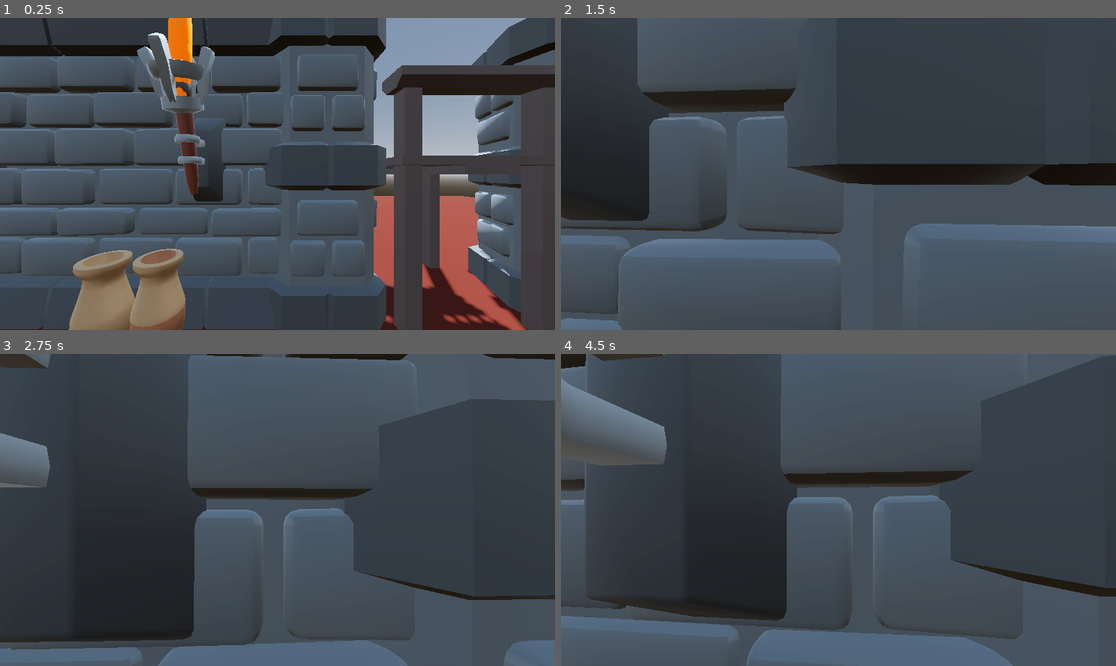
Above: before the commit, frames 1-4 (two rows, left to right).
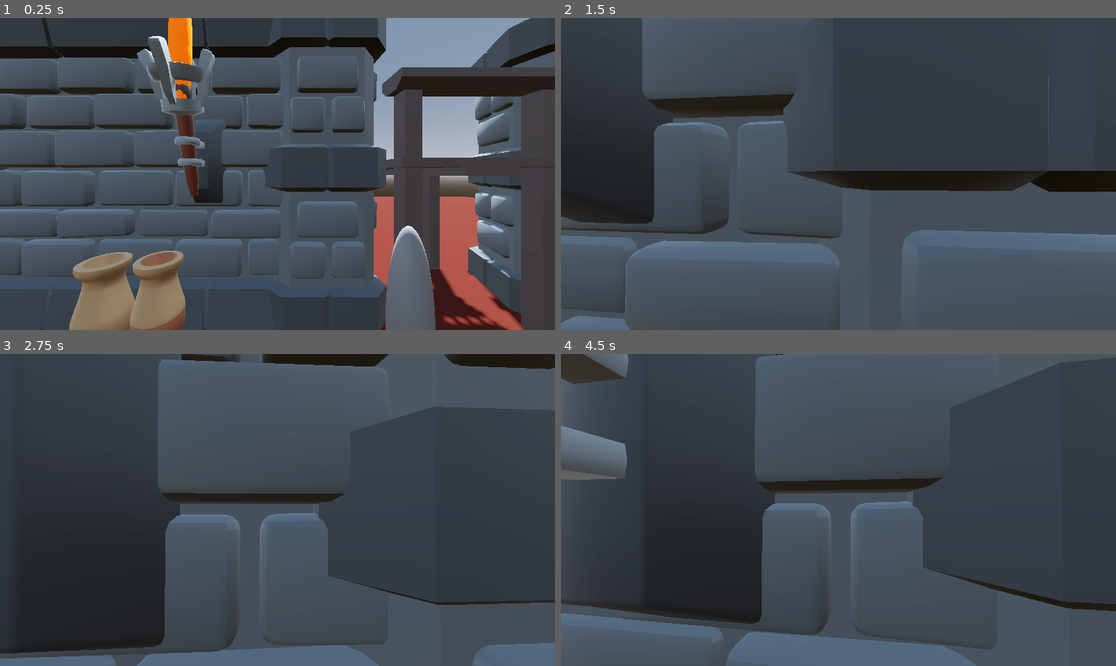
Above: after the commit, the same moments.

Repository: Snowlith/Dame-Starter
Game: Godot game, scene res://levels/level_1.tscn
Two runs of this game, one before a commit and one after it. Both use one fixed random seed, a clock stepped at 60 frames per second and the inputs below.
Inputs (mouse positions are in pixels of both pictures, inside the frame that each line leads up to):
- Up to frame 1 (0.25 s): no input
- Up to frame 2 (1.5 s): move the mouse to (866, 174) at 0.52 s; hold Ctrl (crouch) 0.53-1.28 s; hold W (up) from 0.53 s (still down); tap Space (jump) at 0.77 s; move the mouse to (810, 174) at 1.27 s; tap Ctrl (crouch) at 1.35 s
- Up to frame 3 (2.75 s): keep holding W (up); tap Space (jump) at 1.52 s; move the mouse to (288, 503) at 2.02 s; hold Shift (sprint) from 2.03 s (still down); tap Ctrl (crouch) at 2.3 s
- Up to frame 4 (4.5 s): keep holding W (up); move the mouse to (832, 516) at 2.77 s; release Shift (sprint) at 2.78 s; tap Ctrl (crouch) at 2.85 s; tap Space (jump) at 3.02, 3.77 s; move the mouse to (877, 513) at 3.52 s; hold Ctrl (crouch) 3.53-4.28 s; move the mouse to (794, 506) at 4.27 s; tap Shift (sprint) at 4.35 s

The runs differ from the first frame. In frame 1, 10% of the frame differs, in the area x 0-100%, y 0-100%; in frame 2, 6.5%; in frame 3, 14%; in frame 4, 16%.

Commit message:
Simplified code
Refactored SmoothCamera3D to FPSCamera3D

Diff:
--- a/assets/scripts/autoload/scene_manager.gd
+++ b/assets/scripts/autoload/scene_manager.gd
@@ -101,6 +101,7 @@
 		return
 
 	add_child(current_transition)
+	@warning_ignore("redundant_await")
 	await current_transition.fade_out()
 
 func _end_transition():
--- /dev/null
+++ b/assets/scripts/fps_camera3D.gd
@@ -0,0 +1,89 @@
+extends Camera3D
+class_name FPSCamera3D
+
+@export_group("Camera")
+@export var sensitivity: float = 1.5
+
+@export_subgroup("Dynamic FOV")
+@export var fov_speed_change: float = 0.6
+@export var fov_settle_speed: float = 15
+
+@export_subgroup("Headbob")
+@export var bob_frequency: float = 2.4
+@export var bob_amplitude: float = 0.08
+
+var default_fov: float
+
+var player: CharacterBody3D
+
+var start_pos: Vector3
+
+var old_transform: Transform3D
+var new_transform: Transform3D
+
+var bob_offset_pos: Vector3
+var bob_time: float = 0
+
+var use_interp: bool = true
+
+func _ready():
+	Input.set_mouse_mode(Input.MOUSE_MODE_CAPTURED)
+
+	default_fov = fov
+	start_pos = position
+
+	player = get_parent() as CharacterBody3D
+
+	# Copy the target transform
+	new_transform = player.global_transform
+	old_transform = player.global_transform
+
+func _unhandled_input(event: InputEvent):
+	# Cast to most specific type, makes this type safe
+	var mouse_event := event as InputEventMouseMotion
+	if mouse_event:
+		# Camera rotation
+		var look_dir: Vector2 = mouse_event.relative * 0.001
+
+		player.rotation.y -= look_dir.x * sensitivity
+		rotation.x = clamp(rotation.x - look_dir.y * sensitivity, deg_to_rad(-89), deg_to_rad(89))
+
+func _physics_process(delta):
+	# Update the transform, lagging old_transform one physics frame behind
+	old_transform = new_transform
+	new_transform = player.transform
+
+func update_camera(delta: float, offset: Vector3):
+	var f = Engine.get_physics_interpolation_fraction()
+	if use_interp:
+		global_transform.origin = old_transform.interpolate_with(new_transform, f).origin
+	else:
+		global_transform.origin = new_transform.origin # Disable interpolation for debugging
+
+	_update_fov_offset(delta)
+	_update_headbob_offset(delta)
+
+	position += start_pos + offset + bob_offset_pos
+
+func get_look_dir() -> Vector3:
+	return -global_transform.basis.z
+
+## Visual effects
+
+func _update_headbob_offset(delta: float) -> Vector3:
+	bob_time += delta * player.velocity.length() * int(player.is_on_floor())
+
+	bob_offset_pos.x = cos(bob_time * bob_frequency / 2) * bob_amplitude
+	bob_offset_pos.y = sin(bob_time * bob_frequency) * bob_amplitude
+	return bob_offset_pos
+
+func _update_fov_offset(delta: float) -> float:
+	var vel_length = player.velocity.length()
+	var target_fov = default_fov
+	# Skip fov calculations when velocity is zero
+	if not is_equal_approx(vel_length, 0):
+		var dir_normalized = get_look_dir().normalized()
+		var vel_dot = dir_normalized.dot(player.velocity.normalized()) * vel_length
+		target_fov += fov_speed_change * vel_dot
+	fov = lerp(fov, target_fov, fov_settle_speed * delta)
+	return fov
--- a/assets/scripts/jump_pad.gd
+++ b/assets/scripts/jump_pad.gd
@@ -1,5 +1,4 @@
 extends Area3D
-
 
 # Called when the node enters the scene tree for the first time.
 func _ready() -> void:
--- a/assets/scripts/loading_zone.gd
+++ b/assets/scripts/loading_zone.gd
@@ -11,9 +11,9 @@
 
 func _ready() -> void:
 	add_to_group(SceneManager.LOADING_ZONE)
-	body_entered.connect(func(body: Node3D) -> void: enter(body))
+	body_entered.connect(_on_body_entered)
 
-func enter(body: Node3D) -> void:
+func _on_body_entered(body: Node3D) -> void:
 	if not target_scene_path:
 		return
 	if not body.is_in_group(SceneManager.PLAYER):
--- a/assets/scripts/player.gd
+++ b/assets/scripts/player.gd
@@ -19,17 +19,7 @@
 @export var crouch_offset_y: float = 0.5
 @export var crouch_speed: float = 10
 
-@export_group("Camera")
-@export var sensitivity: float = 1
-@export var fov: float = 80
-@export var fov_speed_change: float = 0.6
-@export var fov_settle_speed: float = 15
-
-@export_subgroup("Headbob")
-@export var bob_frequency: float = 2.4
-@export var bob_amplitude: float = 0.08
-
-@onready var cam: SmoothCamera3D = $SmoothCamera3D
+@onready var cam: FPSCamera3D = $FPSCamera3D
 
 @onready var stand_col: CollisionShape3D = $StandCollider
 @onready var crouch_col: CollisionShape3D = $CrouchCollider
@@ -40,28 +30,13 @@
 var is_crouching := false
 
 var crouch_offset_pos: Vector3
-var bob_offset_pos: Vector3
-var bob_time: float = 0
 
 func _ready():
 	add_to_group(SceneManager.PLAYER)
 	_reset_crouch()
-	Input.set_mouse_mode(Input.MOUSE_MODE_CAPTURED)
 	shape_cast.add_exception(self)
-	cam.fov = fov
 
 ## Input & physics
-
-func _unhandled_input(event: InputEvent):
-	# Cast to most specific type, makes this type safe
-	var mouse_event := event as InputEventMouseMotion
-	if mouse_event:
-		# Camera rotation
-		var look_dir: Vector2 = mouse_event.relative * 0.001
-
-		rotation.y -= look_dir.x * sensitivity
-		cam.rotation.x = clamp(cam.rotation.x - look_dir.y * sensitivity, deg_to_rad(-89), deg_to_rad(89))
-
 
 func _physics_process(delta: float):
 	var input_vector := Vector2.ZERO
@@ -136,39 +111,12 @@
 ## Visual effects
 
 func _process(delta: float):
-	crouch_offset_pos = _get_crouch_offset(delta)
-	bob_offset_pos = _get_headbob_offset(delta)
+	_update_crouch_offset(delta)
+	cam.update_camera(delta, crouch_offset_pos)
 
-	cam.update_camera(delta, crouch_offset_pos + bob_offset_pos)
-	cam.fov = _get_fov_offset(delta)
-
-func _get_headbob_offset(delta: float) -> Vector3:
-	var offset := Vector3.ZERO
-	bob_time += delta * velocity.length() * int(is_on_floor())
-
-	offset.x = cos(bob_time * bob_frequency / 2) * bob_amplitude
-	offset.y = sin(bob_time * bob_frequency) * bob_amplitude
-	return offset
-
-func _get_crouch_offset(delta: float) -> Vector3:
-	var offset := Vector3.ZERO
+func _update_crouch_offset(delta: float) -> Vector3:
 	if is_crouching:
-		offset.y = lerp(crouch_offset_pos.y, -crouch_offset_y, crouch_speed * delta)
+		crouch_offset_pos.y = lerp(crouch_offset_pos.y, -crouch_offset_y, crouch_speed * delta)
 	else:
-		offset.y = lerp(crouch_offset_pos.y, 0.0, crouch_speed * delta)
-	return offset
-
-func _get_fov_offset(delta: float) -> float:
-	var vel_length = velocity.length()
-	var target_fov = fov
-	# Skip fov calculations when velocity is zero
-	if not is_equal_approx(vel_length, 0):
-		var dir_normalized = get_look_dir().normalized()
-		var vel_dot = dir_normalized.dot(velocity.normalized()) * vel_length
-		target_fov += fov_speed_change * vel_dot
-	return lerp(cam.fov, target_fov, fov_settle_speed * delta)
-
-## Helper functions
-
-func get_look_dir() -> Vector3:
-	return -cam.global_transform.basis.z
+		crouch_offset_pos.y = lerp(crouch_offset_pos.y, 0.0, crouch_speed * delta)
+	return crouch_offset_pos
--- a/assets/scripts/smooth_camera3D.gd
+++ /dev/null
@@ -1,34 +0,0 @@
-extends Camera3D
-class_name SmoothCamera3D
-
-var target: Node3D
-
-var start_pos: Vector3
-
-var old_transform: Transform3D
-var new_transform: Transform3D
-
-var use_interp: bool = true
-
-# Called when the node enters the scene tree for the first time.
-func _ready():
-	target = get_parent()
-
-	start_pos = position
-
-	# Copy the target transform
-	new_transform = target.global_transform
-	old_transform = target.global_transform
-
-func _physics_process(delta):
-	# Update the transform, lagging old_transform one physics frame behind
-	old_transform = new_transform
-	new_transform = target.transform
-
-func update_camera(delta: float, offset: Vector3):
-	var f = Engine.get_physics_interpolation_fraction()
-	if use_interp:
-		global_transform.origin = old_transform.interpolate_with(new_transform, f).origin
-	else:
-		global_transform.origin = new_transform.origin # Disable interpolation for debugging
-	position += start_pos + offset
--- a/assets/transitions/fade_transition.tscn
+++ b/assets/transitions/fade_transition.tscn
@@ -1,6 +1,21 @@
 [gd_scene load_steps=5 format=3 uid="uid://cod2d5se4drn8"]
 
 [ext_resource type="Script" path="res://assets/transitions/transition_in_out.gd" id="1_vo2e4"]
+
+[sub_resource type="Animation" id="Animation_aaqir"]
+length = 0.001
+tracks/0/type = "value"
+tracks/0/imported = false
+tracks/0/enabled = true
+tracks/0/path = NodePath("ColorRect:color")
+tracks/0/interp = 1
+tracks/0/loop_wrap = true
+tracks/0/keys = {
+"times": PackedFloat32Array(0),
+"transitions": PackedFloat32Array(1),
+"update": 0,
+"values": [Color(1, 1, 1, 0)]
+}
 
 [sub_resource type="Animation" id="Animation_x8rxc"]
 resource_name = "fade_out"
@@ -15,21 +30,6 @@
 "transitions": PackedFloat32Array(1, 1),
 "update": 0,
 "values": [Color(0, 0, 0, 0), Color(0, 0, 0, 1)]
-}
-
-[sub_resource type="Animation" id="Animation_aaqir"]
-length = 0.001
-tracks/0/type = "value"
-tracks/0/imported = false
-tracks/0/enabled = true
-tracks/0/path = NodePath("ColorRect:color")
-tracks/0/interp = 1
-tracks/0/loop_wrap = true
-tracks/0/keys = {
-"times": PackedFloat32Array(0),
-"transitions": PackedFloat32Array(1),
-"update": 0,
-"values": [Color(1, 1, 1, 0)]
 }
 
 [sub_resource type="AnimationLibrary" id="AnimationLibrary_fufbk"]
--- a/levels/level_1.tscn
+++ b/levels/level_1.tscn
@@ -104,7 +104,8 @@
 [node name="LoadingZone" parent="." instance=ExtResource("13_c4g1q")]
 transform = Transform3D(1, 0, 0, 0, 1, 0, 0, 0, 1, -3.02543, 3.90155, 8.13969)
 target_scene_path = "res://levels/level_2.tscn"
-displacement = Vector3(1, 0, 0)
+target_id = "start"
+displacement = Vector3(1.545, 0, 0)
 
 [node name="CollisionShape3D" type="CollisionShape3D" parent="LoadingZone"]
 transform = Transform3D(1, 0, 0, 0, 1, 0, 0, 0, 1, 0.0721188, 0.365649, 0.0714136)
--- a/levels/level_2.tscn
+++ b/levels/level_2.tscn
@@ -28,6 +28,9 @@
 
 [sub_resource type="CylinderShape3D" id="CylinderShape3D_c8vph"]
 height = 0.850027
+
+[sub_resource type="CylinderShape3D" id="CylinderShape3D_ha7ss"]
+height = 1.41089
 
 [node name="Level2" type="Node3D"]
 
@@ -139,3 +142,13 @@
 
 [node name="PillarBroken6" parent="." instance=ExtResource("9_ucjje")]
 transform = Transform3D(-4.37114e-08, 0, 1, 0, 1, 0, -1, 0, -4.37114e-08, -5.77644, 4.0005, 3.29804)
+
+[node name="LoadingZone2" type="Area3D" parent="."]
+transform = Transform3D(1, 0, 0, 0, 1, 0, 0, 0, 1, -5.75616, -4.76837e-07, 5.40919)
+script = ExtResource("7_pwgd1")
+target_scene_path = "res://levels/level_1.tscn"
+target_id = "start"
+displacement = Vector3(1, 0, 0)
+
+[node name="CollisionShape3D" type="CollisionShape3D" parent="LoadingZone2"]
+shape = SubResource("CylinderShape3D_ha7ss")
--- a/scenes/player.tscn
+++ b/scenes/player.tscn
@@ -1,7 +1,7 @@
-[gd_scene load_steps=7 format=3 uid="uid://d0ukggfx40yvy"]
+[gd_scene load_steps=8 format=3 uid="uid://d0ukggfx40yvy"]
 
 [ext_resource type="Script" path="res://assets/scripts/player.gd" id="1_gp66p"]
-[ext_resource type="Script" path="res://assets/scripts/smooth_camera3D.gd" id="2_kaij3"]
+[ext_resource type="Script" path="res://assets/scripts/fps_camera3D.gd" id="2_kaij3"]
 
 [sub_resource type="CapsuleMesh" id="CapsuleMesh_6nc5s"]
 
@@ -12,6 +12,9 @@
 height = 1.6
 
 [sub_resource type="SphereShape3D" id="SphereShape3D_be8k7"]
+
+[sub_resource type="SphereMesh" id="SphereMesh_r84n5"]
+radius = 0.1
 
 [node name="Player" type="CharacterBody3D"]
 script = ExtResource("1_gp66p")
@@ -35,6 +38,12 @@
 target_position = Vector3(0, 0.9, 0)
 debug_shape_custom_color = Color(1, 0, 0, 1)
 
-[node name="SmoothCamera3D" type="Camera3D" parent="."]
-transform = Transform3D(1, 0, 0, 0, 1, 0, 0, 0, 1, 0, 1.90032, 0)
+[node name="FPSCamera3D" type="Camera3D" parent="."]
+transform = Transform3D(1, 0, 0, 0, 1, 0, 0, 0, 1, 0, 1.92171, 0)
+fov = 80.0
 script = ExtResource("2_kaij3")
+
+[node name="MeshInstance3D2" type="MeshInstance3D" parent="FPSCamera3D"]
+transform = Transform3D(1, 0, 0, 0, 1, 0, 0, 0, 1, 0.645264, -0.754962, -0.911571)
+mesh = SubResource("SphereMesh_r84n5")
+skeleton = NodePath("../..")
Not shown: 1 places in levels/level_2.tscn that only renumber resources
